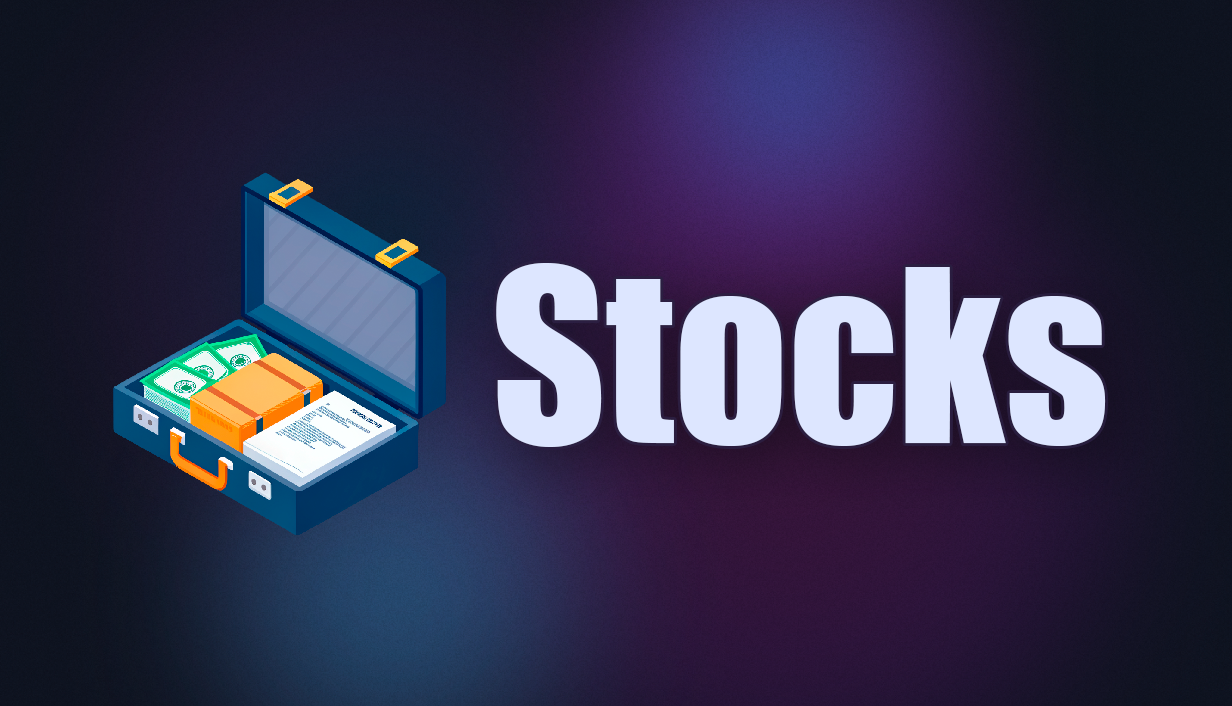
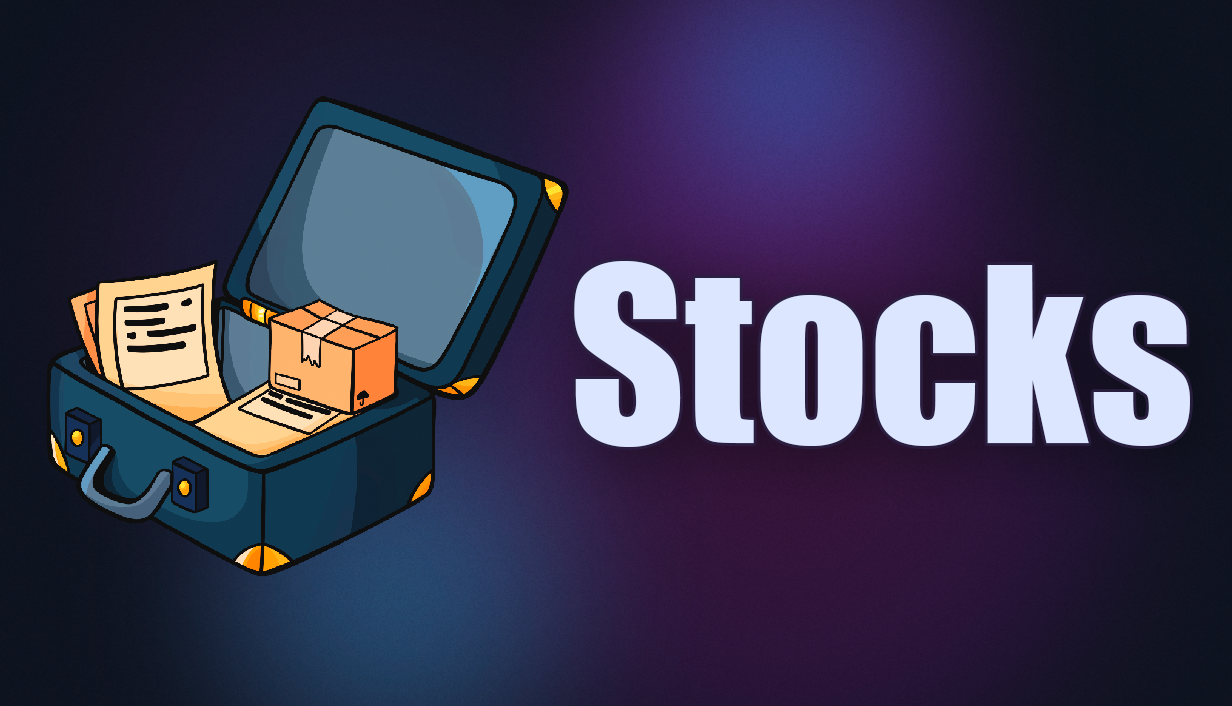
Two versions of the same layered image (1232×706). Layer-by-layer changes:
painted on "Stocks" over bbox(496, 261, 1190, 447)
renamed "logo_1024x1024_tr" to "logo_tr", painted on it over bbox(46, 96, 569, 577)